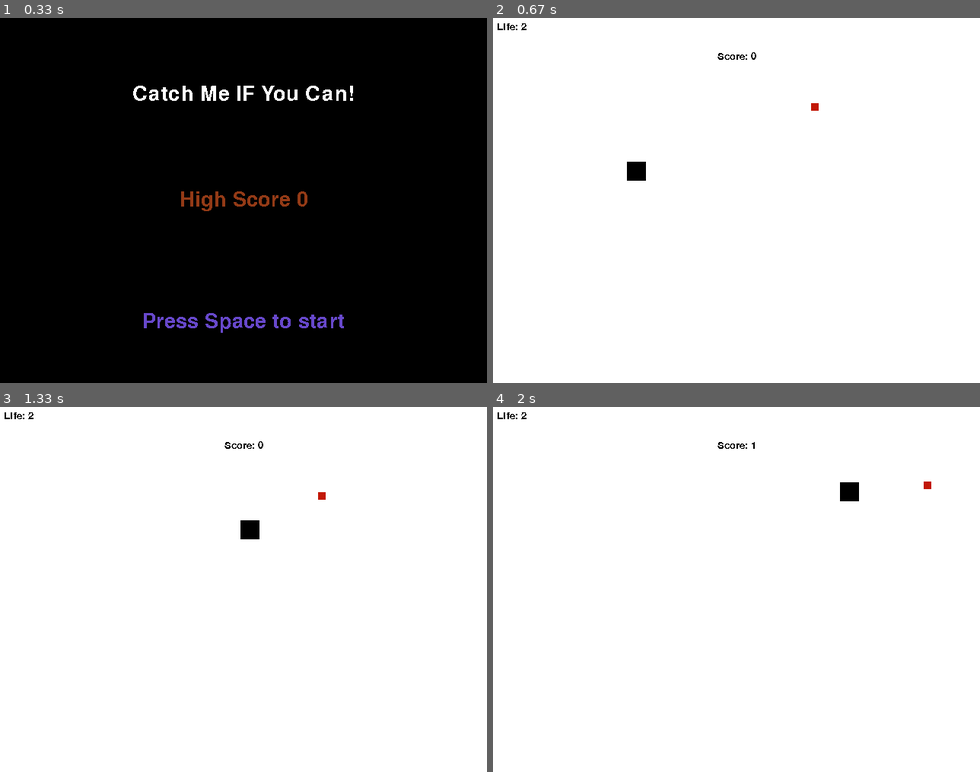
Above: before the commit, frames 1-4 (two rows, left to right).
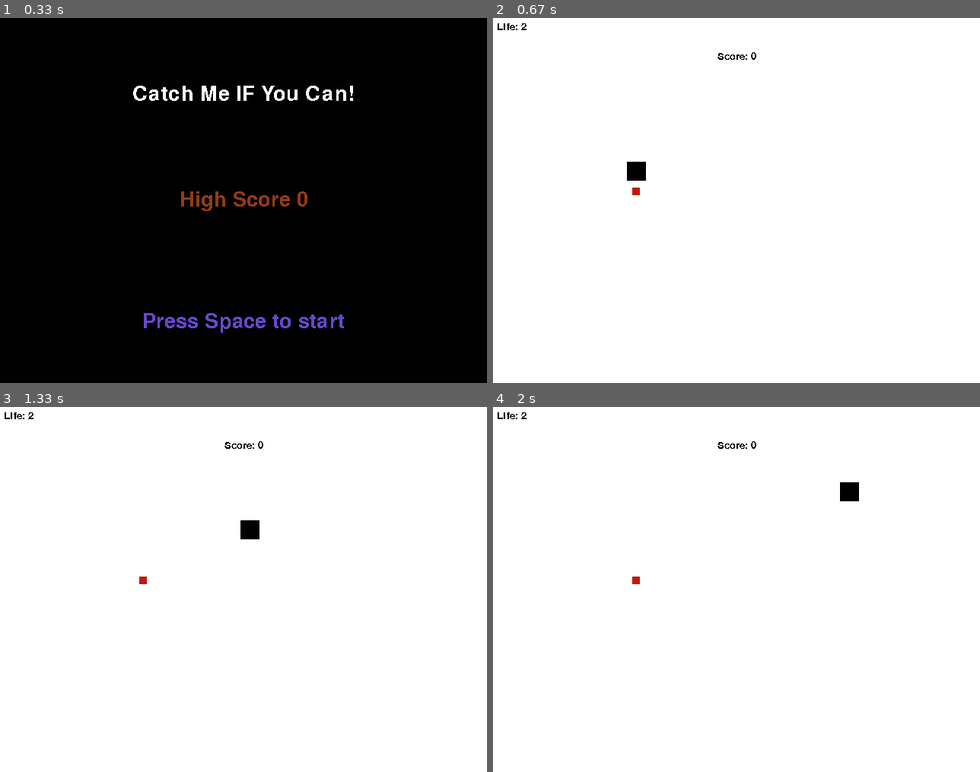
Above: after the commit, the same moments.

Repository: HenriqueBaetaLeite/catch-me-v2
Game: pygame game, started from game.py
Same seed, same stepped clock (60 frames per second), same inputs: the game is played once before the commit and once after it.
Inputs:
- Up to frame 1 (0.33 s): no input
- Up to frame 2 (0.67 s): tap Space at 0.33 s
- Up to frame 3 (1.33 s): hold Right 0.67-1.13 s; hold Up from 1.17 s (still down)
- Up to frame 4 (2 s): release Up at 1.47 s; hold Right 1.5-1.97 s

Frame 1 is identical in both runs. In frame 2, less than 0.1% of the frame differs, in the area x 28-67%, y 23-49%; in frame 3, less than 0.1%; in frame 4, less than 0.1%, in the area x 28-90%, y 9-49%.

Commit message:
add mais alguns sons, organizando melhor o diretorio de sons. Criando funcao add_bomb

Diff:
--- a/game.py
+++ b/game.py
@@ -13,66 +13,59 @@
 
 pygame.init()
 
-width = 640
-height = 480
-
-window = pygame.display.set_mode((width, height))
-
+WIDTH = 640
+HEIGHT = 480
+
+window = pygame.display.set_mode((WIDTH, HEIGHT))
 pygame.display.set_caption("Catch Me!")
 
 frame_per_second = pygame.time.Clock()
 FPS = 30
 
 # MUSIC AND SOUNDS
-
 pygame.mixer.music.load(choice(background_music))
 pygame.mixer.music.play(-1)  # -1 faz um loop com a música
 pygame.mixer.music.set_volume(0.1)
 
-
 # Colors
-
 RED = (194, 24, 7)
 BLACK = (0, 0, 0)
 RUST = (147, 58, 22)
 WHITE = (255, 255, 255)
 
 # Criação dos objetos Player e Prize
-
 player = Player()
 
-# player.rect.x = width // 2
-# player.rect.y = height // 2
-
 prize = Prize()
-prize.rect.x = randint(50, width - 50)
-prize.rect.y = randint(50, height - 50)
-
 
 # Sprite Groups
-
 sprites_groups = pygame.sprite.Group()
 sprites_groups.add(player, prize)
+
 ghost_prize_group = pygame.sprite.Group()
-ghost_prize_group.add()
 
 bomb_group = pygame.sprite.Group()
 
 
+def create_bomb():
+    bomb = Bomb()
+    bomb.update()
+    bomb.rect.x = randint(0, 600)
+    bomb.rect.y = randint(0, 400)
+    bomb_group.add(bomb)
+
 # redraw function
-
-
 def redraw():
     if playing:
         window.fill(WHITE)
         font = pygame.font.SysFont("ebrima", 20)
         score = font.render("Score: " + str(player.score), False, BLACK)
         scoreRect = score.get_rect()
-        scoreRect.center = (width // 2, 50)
+        scoreRect.center = (WIDTH // 2, 50)
         window.blit(score, scoreRect)
         lifes = font.render("Life: " + str(player.lifes), False, BLACK)
         window.blit(lifes, (5, 5))
-        player.moveYourself()
+        player.move_yourself()
         sprites_groups.update()
         sprites_groups.draw(window)
         ghost_prize_group.update()
@@ -84,14 +77,14 @@
         font = pygame.font.SysFont("gabriola", 40)
         title = font.render("Catch Me IF You Can!", False, WHITE)
         titleRect = title.get_rect()
-        titleRect.center = (width // 2, 100)
+        titleRect.center = (WIDTH // 2, 100)
         window.blit(title, titleRect)
 
         high_score = font.render(
             "High Score " + str(player.high_score), False, RUST
         )
         high_scoreRect = high_score.get_rect()
-        high_scoreRect.center = (width // 2, height // 2)
+        high_scoreRect.center = (WIDTH // 2, HEIGHT // 2)
         window.blit(high_score, high_scoreRect)
 
         start_space = font.render(
@@ -100,13 +93,14 @@
             (randint(0, 255), randint(0, 255), randint(0, 255)),
         )
         start_spaceRect = start_space.get_rect()
-        start_spaceRect.center = (width // 2, 400)
+        start_spaceRect.center = (WIDTH // 2, 400)
         window.blit(start_space, start_spaceRect)
 
     # pygame.display.flip()
     pygame.display.update()
 
 
+#
 def player_get_prize():
     collision_noise_prize = pygame.mixer.Sound(choice(sounds_prize))
     collision_noise_prize.set_volume(0.2)
@@ -114,35 +108,21 @@
 
     player.update_score()
 
-    # player.score += 1
-
-    # if player.score % 7 == 0:
-    #     player.speed = 15
-    # elif player.score % 8 == 1:
-    #     player.speed = 5
-    # else:
-    #     player.speed = 10
-
-    new_prize = Prize()
-    new_prize.rect.x = randint(50, width - 50)
-    new_prize.rect.y = randint(50, height - 50)
+    ghost_prize = Prize()
+    ghost_prize.rect.x = randint(50, WIDTH - 50)
+    ghost_prize.rect.y = randint(50, HEIGHT - 50)
 
     prize.move()
 
-    bomb = Bomb()
-
-    if player.score % 2 == 0:
-        ghost_prize_group.add(new_prize)
     if player.score % 6 == 0:
         ghost_prize_group.empty()
+
     if player.score % 2 == 0:
-        bomb.update()
-        bomb.rect.x = randint(0, 600)
-        bomb.rect.y = randint(0, 400)
-        bomb_group.add(bomb)
-    if len(bomb_group) % 7 == 0 and len(ghost_prize_group) % 7 == 0:
+        ghost_prize_group.add(ghost_prize)
+        create_bomb()
+
+    if len(bomb_group) % 7 == 0 and player.score > 15:
         bomb_group.empty()
-
 
 # Main loop
 
@@ -178,6 +158,9 @@
         player.rect.y = player.direction_y
 
         # Collision
+        for ghost_prize in ghost_prize_group:
+            if ghost_prize.rect.colliderect(player.rect):
+                ghost_prize.move()
         for bomb in bomb_group:
             bomb_sound = pygame.mixer.Sound(choice(sounds_bomb))
             bomb_sound.set_volume(0.4)
@@ -218,8 +201,8 @@
             ghost_prize_group.empty()
             player.score = 0
             player.lifes = 2
-            player.rect.x = width // 2
-            player.rect.y = width // 2
+            player.rect.x = WIDTH // 2
+            player.rect.y = WIDTH // 2
 
     redraw()
 
--- a/player.py
+++ b/player.py
@@ -3,6 +3,8 @@
 from random import randint
 
 BLACK = (0, 0, 0)
+width = 640
+height = 480
 
 
 class Player(pygame.sprite.Sprite):
@@ -48,7 +50,7 @@
 
     # Aqui eu movo o jogador da maneira q eu quero,
     # se não mover, ele fica parado
-    def moveYourself(self):
+    def move_yourself(self):
         key = pygame.key.get_pressed()
         if key[pygame.K_LEFT]:
             self.direction_x -= self.speed
--- a/prize.py
+++ b/prize.py
@@ -1,5 +1,4 @@
 import pygame
-from pygame.locals import *
 from random import randint
 
 RED = (194, 24, 7)
@@ -14,6 +13,8 @@
         self.image = pygame.Surface([10, 10])
         self.image.fill(RED)
         self.rect = self.image.get_rect()
+        self.rect.x = randint(50, width - 50)
+        self.rect.y = randint(50, height - 50)
 
     def move(self):
         self.rect.x = randint(50, width - 50)
--- a/sounds.py
+++ b/sounds.py
@@ -10,16 +10,28 @@
 ]
 
 sounds_prize = [
-    "assets/sounds/saber.wav",
-    "assets/sounds/vision.wav",
-    "assets/sounds/scifi.wav",
-    "assets/sounds/retro_click.wav",
+    "assets/sounds/prize/saber.wav",
+    "assets/sounds/prize/vision.wav",
+    "assets/sounds/prize/scifi.wav",
+    "assets/sounds/prize/retro_click.wav",
+    "assets/sounds/prize/fireball.wav",
+    "assets/sounds/prize/jump.wav",
+    "assets/sounds/prize/yoshi1.wav",
+    "assets/sounds/prize/yoshi2.wav",
+]
+
+sounds_ghost_prize = [
+    "assets/sounds/ghost_prize/ghost_prize1.wav",
+    "assets/sounds/ghost_prize/ghost_prize2.wav",
+    "assets/sounds/ghost_prize/ghost_prize3.wav",
+    "assets/sounds/ghost_prize/ghost_prize4.wav",
 ]
 
 sounds_bomb = [
-    "assets/sounds/explosion.wav",
-    "assets/sounds/explosion2.wav",
-    "assets/sounds/explosion3.wav",
+    "assets/sounds/explosion/explosion.wav",
+    "assets/sounds/explosion/explosion2.wav",
+    "assets/sounds/explosion/explosion3.wav",
+    "assets/sounds/explosion/explosion4.wav",
 ]
 
 sounds_gameover = [
@@ -28,4 +40,5 @@
     "assets/sounds/game_over/game_over3.wav",
     "assets/sounds/game_over/game_over4.wav",
     "assets/sounds/game_over/game_over5.wav",
+    "assets/sounds/game_over/game_over6.wav",
 ]
Not shown, added: assets/sounds/explosion/explosion.wav
Not shown, added: assets/sounds/explosion/explosion2.wav
Not shown, added: assets/sounds/explosion/explosion3.wav
Not shown, added: assets/sounds/explosion/explosion4.wav
Not shown, added: assets/sounds/game_over/game_over6.wav
Not shown, added: assets/sounds/ghost_prize/ghost_prize1.wav
Not shown, added: assets/sounds/ghost_prize/ghost_prize2.wav
Not shown, added: assets/sounds/ghost_prize/ghost_prize3.wav
Not shown, added: assets/sounds/ghost_prize/ghost_prize4.wav
Not shown, added: assets/sounds/prize/fireball.wav
Not shown, added: assets/sounds/prize/jump.wav
Not shown, added: assets/sounds/prize/retro_click.wav
(and 5 more such lines)
